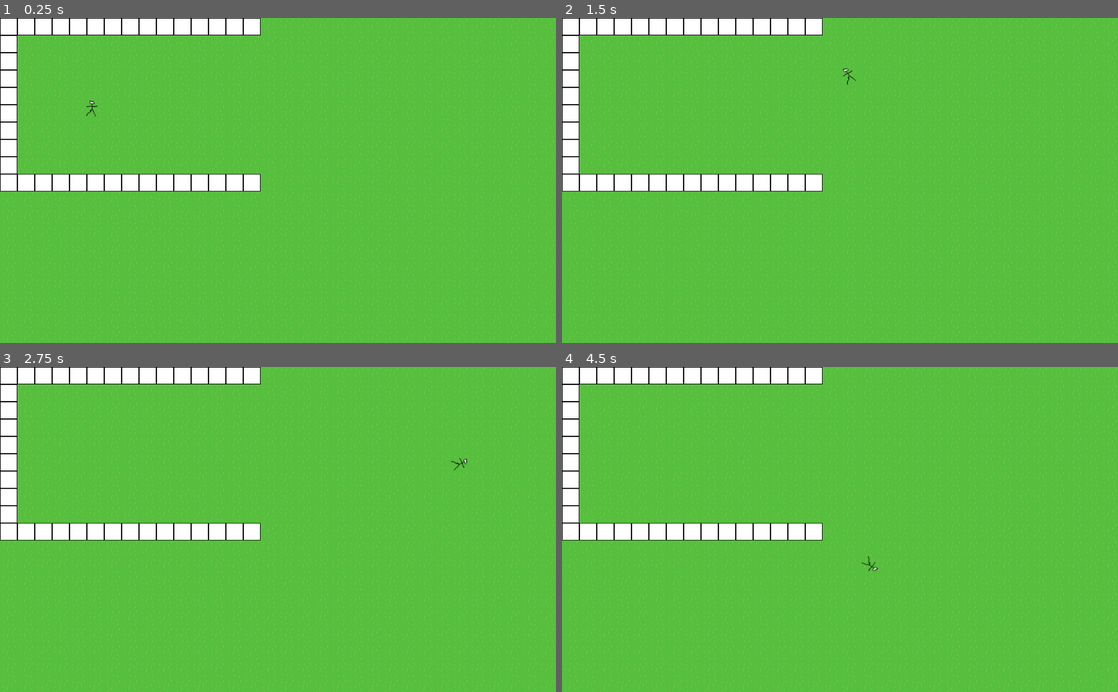
Above: before the commit, frames 1-4 (two rows, left to right).
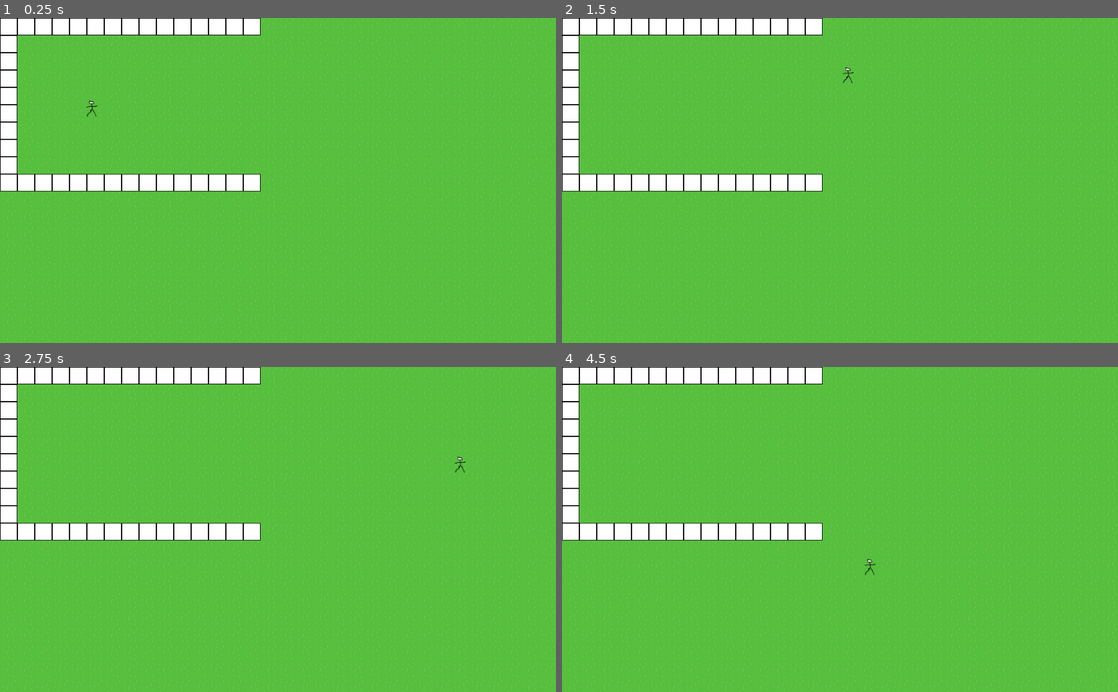
Above: after the commit, the same moments.

Repository: S-D-V-A-S-M-V-V-I-C-T-S-S-BAGGER/CovidTowerDefense
Game: Godot game, scene res://Levels/BaseLevel.tscn
Two runs of this game, one before a commit and one after it. Both use one fixed random seed, a clock stepped at 60 frames per second and the inputs below.
Inputs:
- Up to frame 1 (0.25 s): no input
- Up to frame 2 (1.5 s): no input
- Up to frame 3 (2.75 s): no input
- Up to frame 4 (4.5 s): tap Enter at 4.25 s

The runs differ from the first frame. In frame 1, less than 0.1% of the frame differs, in the area x 15-18%, y 25-31%; in frame 2, less than 0.1%; in frame 3, less than 0.1%, in the area x 81-84%, y 27-33%; in frame 4, less than 0.1%.

Commit message:
Made enemy path pickable

Diff:
--- a/Enemies/Enemy.gd
+++ b/Enemies/Enemy.gd
@@ -5,12 +5,14 @@
 # Declare member variables here. Examples:
 export(int) var speed = 300.0
 
+export(NodePath) var path
+
 var velocity := Vector2.ZERO
 
 
 # Called when the node enters the scene tree for the first time.
 func _ready() -> void:
-	pass
+	get_node("Path").curve = get_node(path).curve
 
 # Called every frame. 'delta' is the elapsed time since the previous frame.
 func _process(delta: float) -> void:
--- a/Enemies/Enemy.tscn
+++ b/Enemies/Enemy.tscn
@@ -18,11 +18,14 @@
 curve = SubResource( 2 )
 
 [node name="PathFollower" type="PathFollow2D" parent="Path"]
+rotate = false
+loop = false
 
 [node name="Sprite" type="Sprite" parent="Path/PathFollower"]
 texture = ExtResource( 2 )
 
 [node name="Area2D" type="Area2D" parent="Path/PathFollower"]
+collision_mask = 0
 
 [node name="Collision" type="CollisionShape2D" parent="Path/PathFollower/Area2D"]
 shape = SubResource( 1 )
--- a/Levels/BaseLevel.tscn
+++ b/Levels/BaseLevel.tscn
@@ -43,9 +43,8 @@
 format = 1
 tile_data = PoolIntArray( 0, 0, 0, 1, 0, 0, 2, 0, 0, 3, 0, 0, 4, 0, 0, 5, 0, 0, 6, 0, 0, 7, 0, 0, 8, 0, 0, 9, 0, 0, 10, …(368 unchanged characters)…
 
-[node name="Node2D" parent="." instance=ExtResource( 3 )]
+[node name="Enemy" parent="." instance=ExtResource( 3 )]
+path = NodePath("../Path2D")
 
-[node name="Path" parent="Node2D" index="0"]
+[node name="Path2D" type="Path2D" parent="."]
 curve = ExtResource( 4 )
-
-[editable path="Node2D"]
--- a/project.godot
+++ b/project.godot
@@ -24,6 +24,10 @@
 run/main_scene="res://Levels/BaseLevel.tscn"
 config/icon="res://icon.png"
 
+[layer_names]
+
+2d_physics/layer_1="Enemies"
+
 [physics]
 
 common/enable_pause_aware_picking=true
